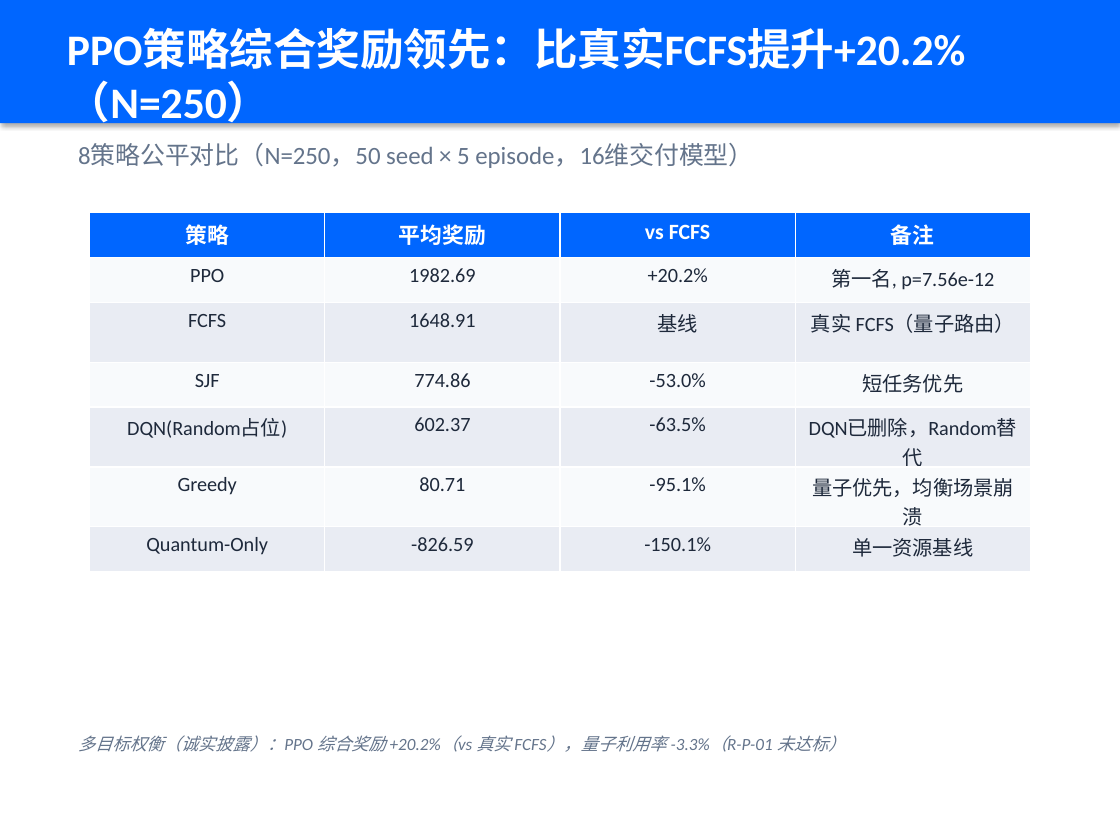
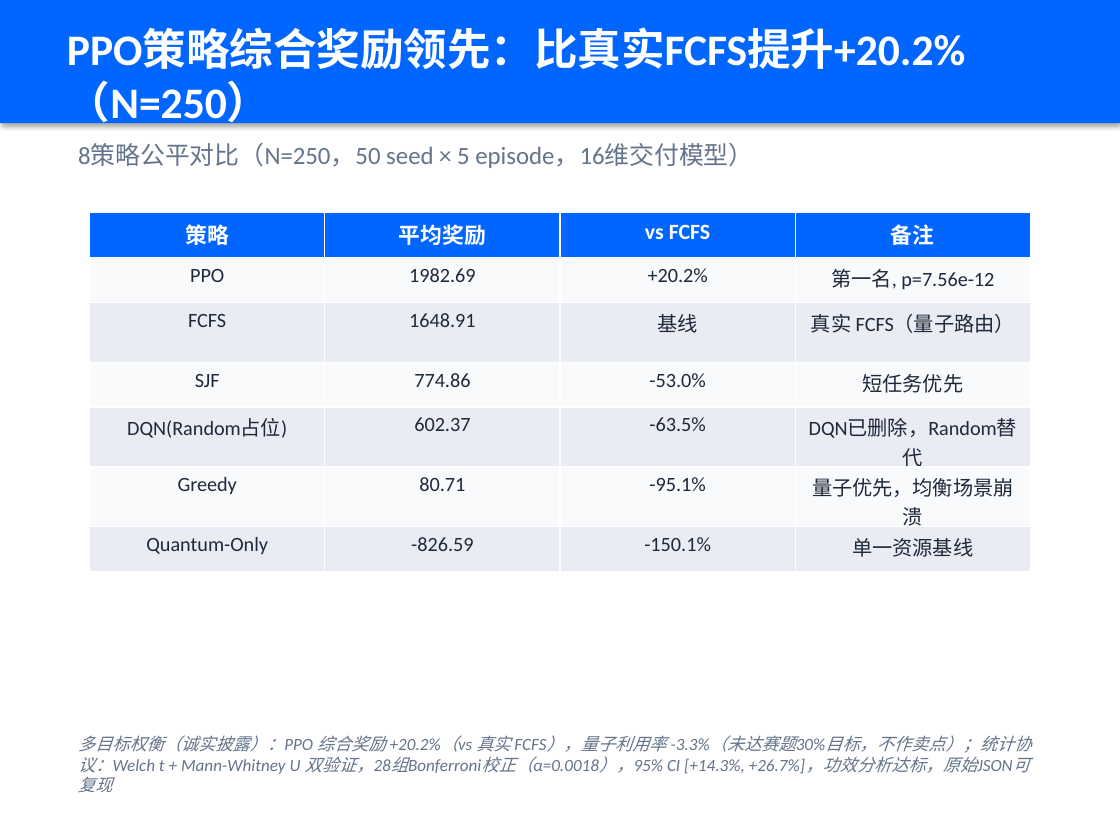
Before and after one commit to xiabai2008/quantum-rl-scheduler, a slide deck: slide 5 of deliverable_models/答辩PPT.pptx. Drawn at 1120x840 pixels with LibreOffice and Linux fonts; fonts in the diff are those of the drawing. Boxes give left, top, right and bottom in pixels: in the first picture for what was removed or moved away, otherwise in the second. Text is boxed around its words. In the diff, an @@ line names an element or a change of style, - is before the commit and + after.

Commit message:
docs: 答辩PPT按新叙事重构 - 双向赋能标题/感知闭环/金融场景/可信度主张
基于 defense_narrative_v1 + industry_case_finance_v1 重写PPT内容:
- P1封面: '量子+AI双向赋能'+金句'AI让量子算力被用好,量子让AI更懂真实世界'
- P2问题定义: 从'利用噪声优化鲁棒性'改为'赛题双向赋能闭环'
- P3方案: '双向感知闭环'框架
- P4: QEM标注'动作位预留'(与实现一致)
- P5: 补统计协议(双检验/28组Bonferroni/CI/功效)
- P8: 噪声敏感性评估(负向机制叙事, N=25配对p=2.98e-08)
- P15: 工程化与可信度(3720/3741+数字门禁+统计协议)
- P16: 替换价值量化为金融行业场景(量子金融风险计算)
- P18: 补双向赋能/利用率/真机验证/真实客户4问答
- 清理: 10,950/375,950/3717/突发洪峰/鲁棒性残留全清

```diff
--- a/deliverable_models/答辩PPT.pptx
+++ b/deliverable_models/答辩PPT.pptx
@@ text at box(78, 735, 1031, 774): text changed @@
-多目标权衡（诚实披露）：PPO 综合奖励 +20.2%（vs 真实 FCFS），量子利用率 -3.3%（R-P-01 未达标）
+多目标权衡（诚实披露）：PPO 综合奖励 +20.2%（vs 真实 FCFS），量子利用率 -3.3%（未达赛题30%目标，不作卖点）；统计协议：Welch t + Mann-Whitney U 双验证，28组Bonferroni校正（α=0.0018），95% CI [+14.3%, +26.7%]，功效分析达标，原始JSON可复现
```
Also in this commit, not shown: 8 other slides changed, 1 slide added, 1 slide removed, 1 other file.
